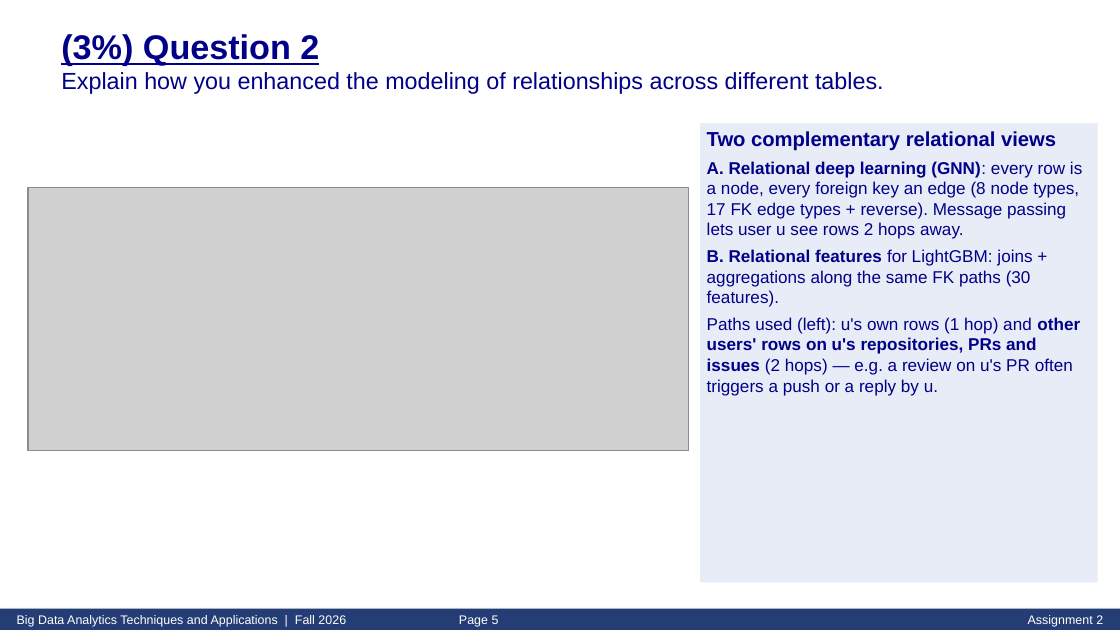
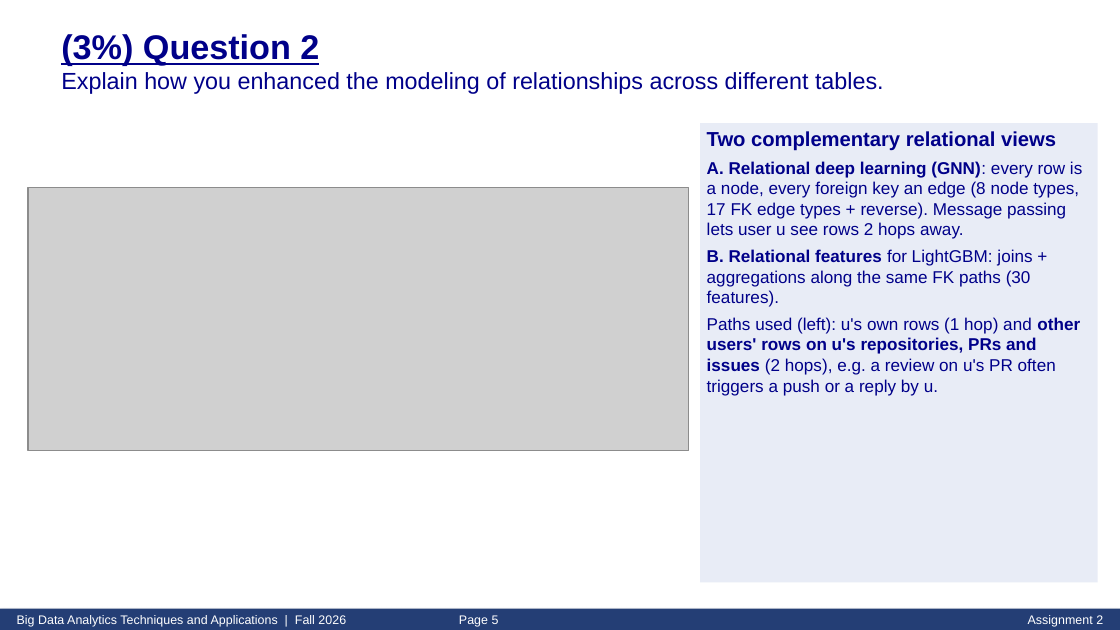
Before and after one commit to azamkhan555622848/LightGBM-and-the-graph-neural-network, a slide deck: slide 5 of slides/Asg2_413540002.pptx. Drawn at 1120x630 pixels with LibreOffice and Linux fonts; fonts in the diff are those of the drawing; grey boxes stand for pictures. Boxes give left, top, right and bottom in pixels: in the first picture for what was removed or moved away, otherwise in the second. Text is boxed around its words. In the diff, an @@ line names an element or a change of style, - is before the commit and + after.

```diff
--- a/slides/Asg2_413540002.pptx
+++ b/slides/Asg2_413540002.pptx
@@ text in rectangle at (707,317,1080,396): text changed @@
-Paths used (left): u's own rows (1 hop) and other users' rows on u's repositories, PRs and issues (2 hops) — e.g. a review on u's PR often triggers a push or a reply by u.
+Paths used (left): u's own rows (1 hop) and other users' rows on u's repositories, PRs and issues (2 hops), e.g. a review on u's PR often triggers a push or a reply by u.
```
Also in this commit, not shown: 10 other slides changed, 4 other files.
